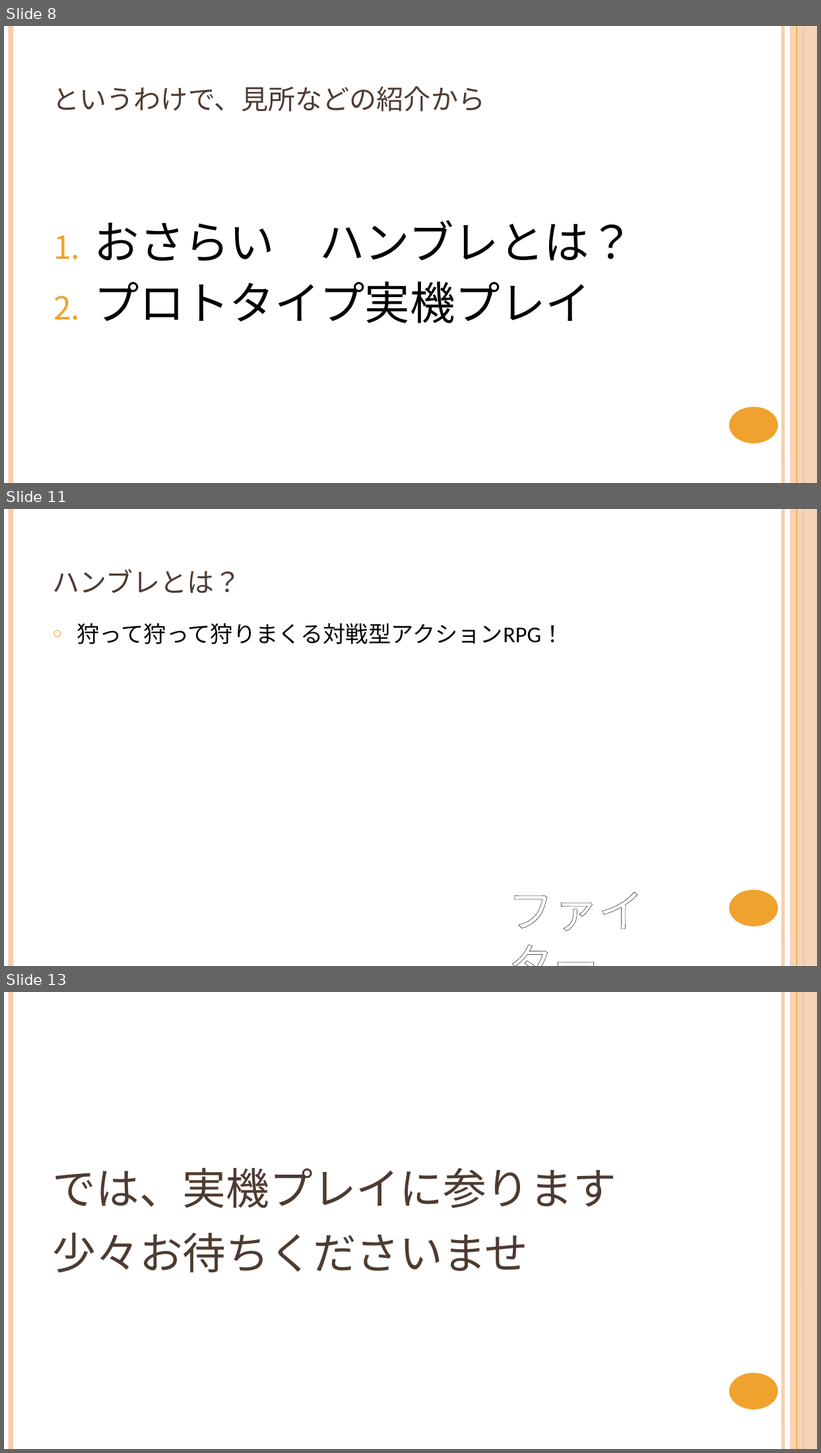
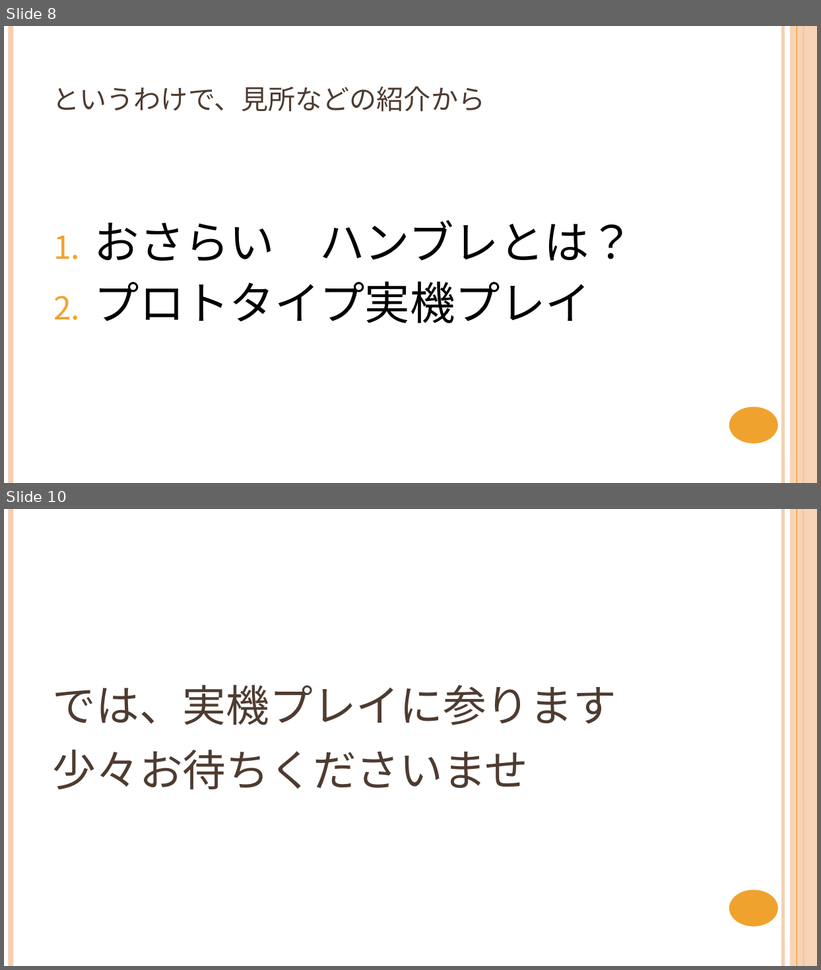
Before and after one commit to NyamLand/VSRPG, a slide deck: 仕様/プレゼンテーション/第三回発表.pptx. Shown one above the other, each under a label of ours: slides 8, 11 and 13 before the commit, slides 8 and 10 after it; the slides between them are not shown. The pictures are 821x1453 and 821x970 pixels, drawn with LibreOffice and Linux fonts; fonts in the diff are those of the drawing. Boxes give left, top, right and bottom in pixels: in the first picture for what was removed or moved away, otherwise in the second. Text is boxed around its words. In the diff, an @@ line names an element or a change of style, - is before the commit and + after.

```diff
--- a/仕様/プレゼンテーション/第三回発表.pptx
+++ b/仕様/プレゼンテーション/第三回発表.pptx
@@ slide 11 removed at [4, 509, 817, 966], background #FFFFFF; not listed: 6 template elements that a slide beside it also shows @@
@@ title removed at [53, 569, 242, 593] @@
-ハンブレとは？
@@ text removed at [77, 623, 564, 644] @@
-○ 狩って狩って狩りまくる対戦型アクションRPG！
@@ text removed at [508, 892, 644, 931] @@
-ファイター
@@ what was slide 13 is now slide 10 @@
```
Also in this commit, not shown: 3 slides changed, 2 slides added, 4 other slides removed, 7 other files.
